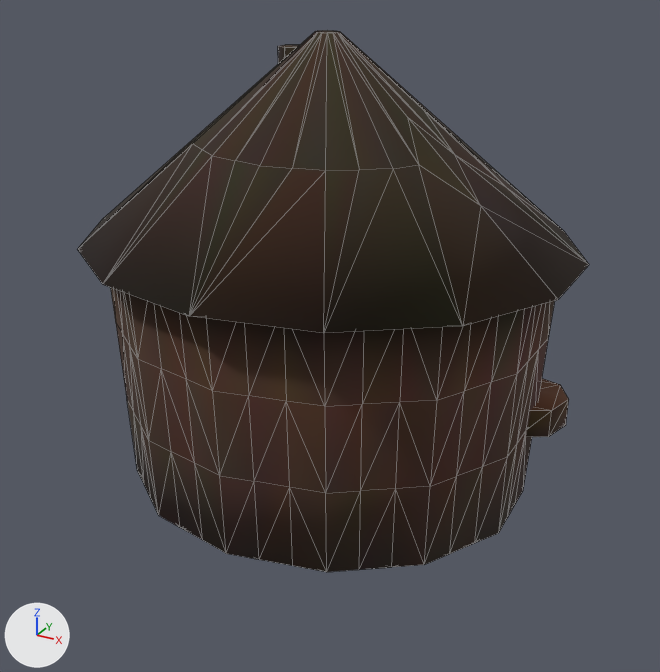
The glTF model Assets/bk_assets/structures/foret_broceliande/structure_bk_foret_broceliande_0000.glb as it was, and as the next commit left it.
One viewpoint serves both versions: a 50 mm camera at (3.02, -5.44, 3.14) aimed at (0.11, -0.14, 0.49). Arrows for +X, +Y and +Z are at lower left; the lights stay in place. The first picture is the older version. Mesh edges are drawn as thin lines. Vertices at exactly the same position are counted once.

Names of what the first picture shows: 'structure_bk_000'.
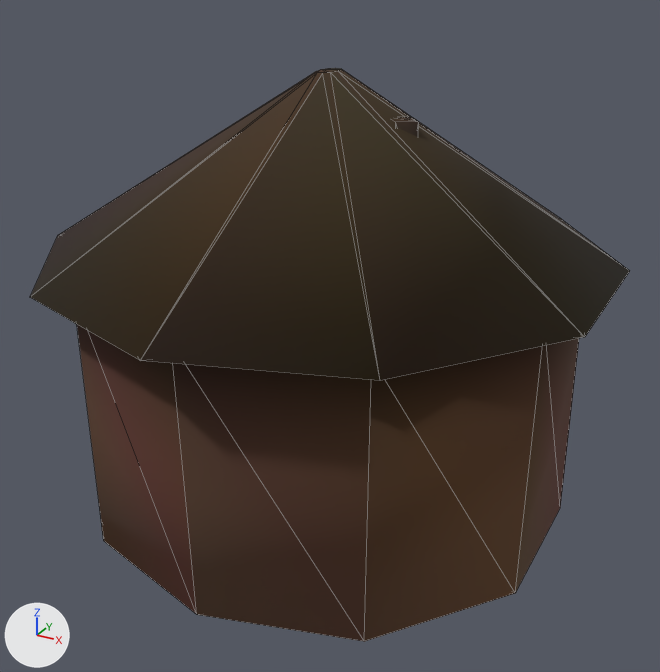
The change, as a diff of the scene's bpy script:
```diff
--- a/Assets/bk_assets/structures/foret_broceliande/structure_bk_foret_broceliande_0000.glb.py
+++ b/Assets/bk_assets/structures/foret_broceliande/structure_bk_foret_broceliande_0000.glb.py
@@ me_cylinder @@
 # used by ob_structure_bk_000; location = (0.0, 0.0, 0.0)
-me_cylinder.from_pydata(...)  # 262 vertices, 498 faces; spans x -1.74..1.77, y -1.62..1.62, z -0.64..2.56
+me_cylinder.from_pydata(...)  # 48 vertices, 84 faces; spans x -1.95..2.01, y -2.07..2.07, z -0.87..2.33
+# me_cylinder part 1: the loose piece of 168 vertices spanning x -1.57..1.6, y -1.46..1.46, z -0.64..1.22 is rebuilt with 20 vertices and now spans x -1.72..1.75, y -1.81..1.8, z -0.87..1.08
+# me_cylinder part 2: the loose piece of 58 vertices spanning x -1.74..1.77, y -1.62..1.62, z 1.16..2.56 is rebuilt with 20 vertices and now spans x -1.95..2.01, y -2.07..2.07, z 1.06..2.33
+# me_cylinder part 3: the loose piece of 16 vertices spanning x 1.13..1.73, y 0.1..0.69, z -0.09..0.12 is deleted
+# me_cylinder part 4: the loose piece of 12 vertices spanning x -0.55..-0.37, y 0.24..0.44, z 2.03..2.41 is deleted
+# me_cylinder part 5
+# 8 vertices are added at x 0.45..0.68, y -0.11..0.11, z 1.59..2.05
+# 12 new faces join them
+# other edits to the shape of me_cylinder do not show in these pictures
 me_cylinder.materials.append(mat_mat_structure_bk_foret_broceliande)
```

Where the change shows, as pixel boxes [x1, y1, x2, y2] in the pictures (660 x 672 px):
'structure_bk_000', reshaped (17% wider)
    before: [78, 30, 589, 572]
    after: [30, 68, 630, 641]
part 1 of me_cylinder, rebuilt (13% wider, 11% taller)
    before: [110, 287, 555, 572]
    after: [77, 325, 579, 641]
part 2 of me_cylinder, rebuilt (17% wider)
    before: [78, 30, 589, 333]
    after: [30, 68, 630, 381]
part 3 of me_cylinder, deleted (brown)
    before: [526, 379, 569, 437]
part 4 of me_cylinder, deleted
    before: [278, 45, 299, 64]
part 5 of me_cylinder, added
    after: [392, 117, 419, 137]
